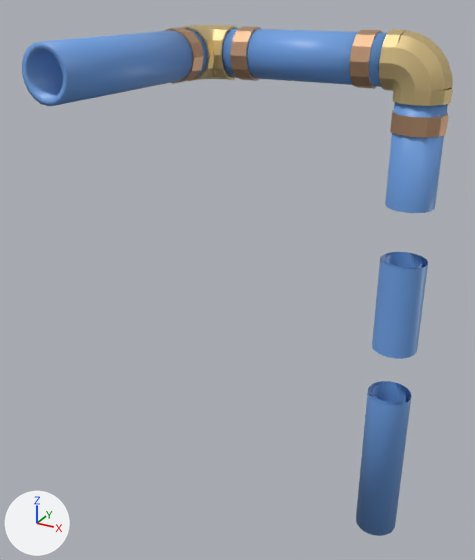
Two versions of the glTF model slab_pipes_supply__plumbing-pex+attic_repipe.glb, one commit apart.
Rendered twice from a camera (50 mm lens) standing at (2.509, 1.008, 1.077) and looking at (2.372, 1.256, 0.953). Lighting does not change. The marker at lower left points along +X, +Y and +Z. The first picture is the older version. Vertices at exactly the same position are counted once.

The scene before the commit, as lines of its bpy script (objects in view):
```python
ob_fit_pexelbow_pipe_supply_manifold_feed__pex_0 = bpy.data.objects.new('fit_pexelbow_pipe_supply_manifold_feed__pex_0', me_fit_pexelbow_pipe_supply_manifold_feed__pex_0)
ob_fit_pexelbow_pipe_supply_manifold_feed__pex_0.location = (0.0, 0.0, 0.0)
ob_fit_pexelbow_pipe_supply_manifold_feed__pex_1 = bpy.data.objects.new('fit_pexelbow_pipe_supply_manifold_feed__pex_1', me_fit_pexelbow_pipe_supply_manifold_feed__pex_1)
ob_fit_pexelbow_pipe_supply_manifold_feed__pex_1.location = (0.0, 0.0, 0.0)
ob_pipe_supply_manifold_feed__pex = bpy.data.objects.new('pipe_supply_manifold_feed__pex', me_pipe_supply_manifold_feed__pex)
ob_pipe_supply_manifold_feed__pex.location = (0.0, 0.0, 0.0)
```
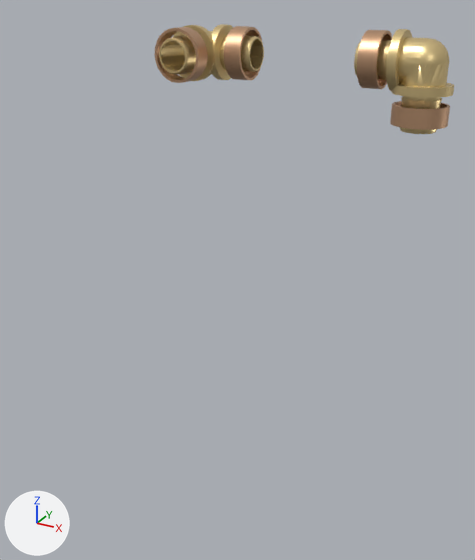
The change, as a diff of the scene's bpy script:
```diff
--- a/slab_pipes_supply__plumbing-pex+attic_repipe.glb.py
+++ b/slab_pipes_supply__plumbing-pex+attic_repipe.glb.py
@@ me_fit_pexelbow_pipe_supply_manifold_feed__pex_0 @@
-me_fit_pexelbow_pipe_supply_manifold_feed__pex_0.from_pydata(...)  # 486 vertices, 972 faces; spans x 2.4061..2.4504, y 1.2876..1.3125, z 1.0181..1.0625
+me_fit_pexelbow_pipe_supply_manifold_feed__pex_0.from_pydata(...)  # 1107 vertices, 2214 faces; spans x 2.4094..2.4507, y 1.2874..1.3127, z 1.0215..1.0627
+# me_fit_pexelbow_pipe_supply_manifold_feed__pex_0 part 1: the loose piece of 142 vertices spanning x 2.422..2.4504, y 1.2876..1.3125, z 1.0341..1.0625 is rebuilt with 915 vertices and now spans x 2.4094..2.4507, y 1.2874..1.3127, z 1.0215..1.0627
+# me_fit_pexelbow_pipe_supply_manifold_feed__pex_0 part 2: the loose piece of 72 vertices spanning x 2.4259..2.4501, y 1.288..1.3121, z 1.021..1.0292 is rebuilt with 96 vertices and now spans x 2.4259..2.4501, y 1.288..1.3121, z 1.0243..1.0326
+# me_fit_pexelbow_pipe_supply_manifold_feed__pex_0 part 3: the loose piece of 72 vertices spanning x 2.4089..2.4172, y 1.288..1.3121, z 1.038..1.0621 is rebuilt with 96 vertices and now spans x 2.4122..2.4205, y 1.288..1.3121, z 1.038..1.0621
+# me_fit_pexelbow_pipe_supply_manifold_feed__pex_0 part 4: the loose piece of 80 vertices spanning x 2.4254..2.4503, y 1.2876..1.3125, z 1.0374..1.0624 is deleted
+# other edits to the shape of me_fit_pexelbow_pipe_supply_manifold_feed__pex_0 do not show in these pictures
 me_fit_pexelbow_pipe_supply_manifold_feed__pex_0.materials.append(mat_mat_brass_001)
@@ me_fit_pexelbow_pipe_supply_manifold_feed__pex_1 @@
-me_fit_pexelbow_pipe_supply_manifold_feed__pex_1.from_pydata(...)  # 486 vertices, 972 faces; spans x 2.3175..2.3618, y 1.2681..1.3125, z 1.0376..1.0625
+me_fit_pexelbow_pipe_supply_manifold_feed__pex_1.from_pydata(...)  # 1110 vertices, 2226 faces; spans x 2.3173..2.3585, y 1.2715..1.3127, z 1.0374..1.0627
+# me_fit_pexelbow_pipe_supply_manifold_feed__pex_1 part 5: the loose piece of 142 vertices spanning x 2.3175..2.3459, y 1.2841..1.3125, z 1.0376..1.0625 is rebuilt with 918 vertices and now spans x 2.3173..2.3585, y 1.2715..1.3127, z 1.0374..1.0627
+# me_fit_pexelbow_pipe_supply_manifold_feed__pex_1 part 6: the loose piece of 72 vertices spanning x 2.3508..2.359, y 1.288..1.3121, z 1.038..1.0621 is rebuilt with 96 vertices and now spans x 2.3474..2.3557, y 1.288..1.3121, z 1.038..1.0621
+# me_fit_pexelbow_pipe_supply_manifold_feed__pex_1 part 7: the loose piece of 72 vertices spanning x 2.3179..2.342, y 1.271..1.2792, z 1.038..1.0621 is rebuilt with 96 vertices and now spans x 2.3179..2.342, y 1.2743..1.2826, z 1.038..1.0621
+# me_fit_pexelbow_pipe_supply_manifold_feed__pex_1 part 8: the loose piece of 80 vertices spanning x 2.3176..2.3427, y 1.2874..1.3124, z 1.0376..1.0625 is deleted
+# other edits to the shape of me_fit_pexelbow_pipe_supply_manifold_feed__pex_1 do not show in these pictures
 me_fit_pexelbow_pipe_supply_manifold_feed__pex_1.materials.append(mat_mat_brass_001)
@@ ob_pipe_supply_manifold_feed__pex @@
-ob_pipe_supply_manifold_feed__pex = bpy.data.objects.new('pipe_supply_manifold_feed__pex', me_pipe_supply_manifold_feed__pex)
```

Boxes [x1, y1, x2, y2] around the edits, measured in the pictures (475 x 560 px):
'pipe_supply_manifold_feed__pex', deleted: before [22, 28, 448, 536]
'fit_pexelbow_pipe_supply_manifold_feed__pex_0', reshaped: before [350, 29, 453, 138]; after [354, 29, 454, 134]
'fit_pexelbow_pipe_supply_manifold_feed__pex_1', reshaped: before [164, 25, 261, 84]; after [154, 24, 264, 83]
part 1 of me_fit_pexelbow_pipe_supply_manifold_feed__pex_0, rebuilt (35% wider, 36% taller): before [379, 29, 453, 106]; after [354, 29, 454, 134]
part 2 of me_fit_pexelbow_pipe_supply_manifold_feed__pex_0, rebuilt: before [390, 110, 448, 138]; after [390, 101, 450, 130]
part 3 of me_fit_pexelbow_pipe_supply_manifold_feed__pex_0, rebuilt: before [350, 30, 383, 89]; after [357, 30, 392, 89]
part 4 of me_fit_pexelbow_pipe_supply_manifold_feed__pex_0, deleted (beige): before [389, 30, 453, 93]
part 5 of me_fit_pexelbow_pipe_supply_manifold_feed__pex_1, rebuilt: before [182, 25, 238, 81]; after [159, 24, 264, 81]
part 6 of me_fit_pexelbow_pipe_supply_manifold_feed__pex_1, rebuilt: before [230, 26, 261, 81]; after [224, 26, 262, 80]
part 7 of me_fit_pexelbow_pipe_supply_manifold_feed__pex_1, rebuilt: before [164, 27, 204, 84]; after [154, 27, 208, 83]
part 8 of me_fit_pexelbow_pipe_supply_manifold_feed__pex_1, deleted: before [189, 25, 229, 80]
